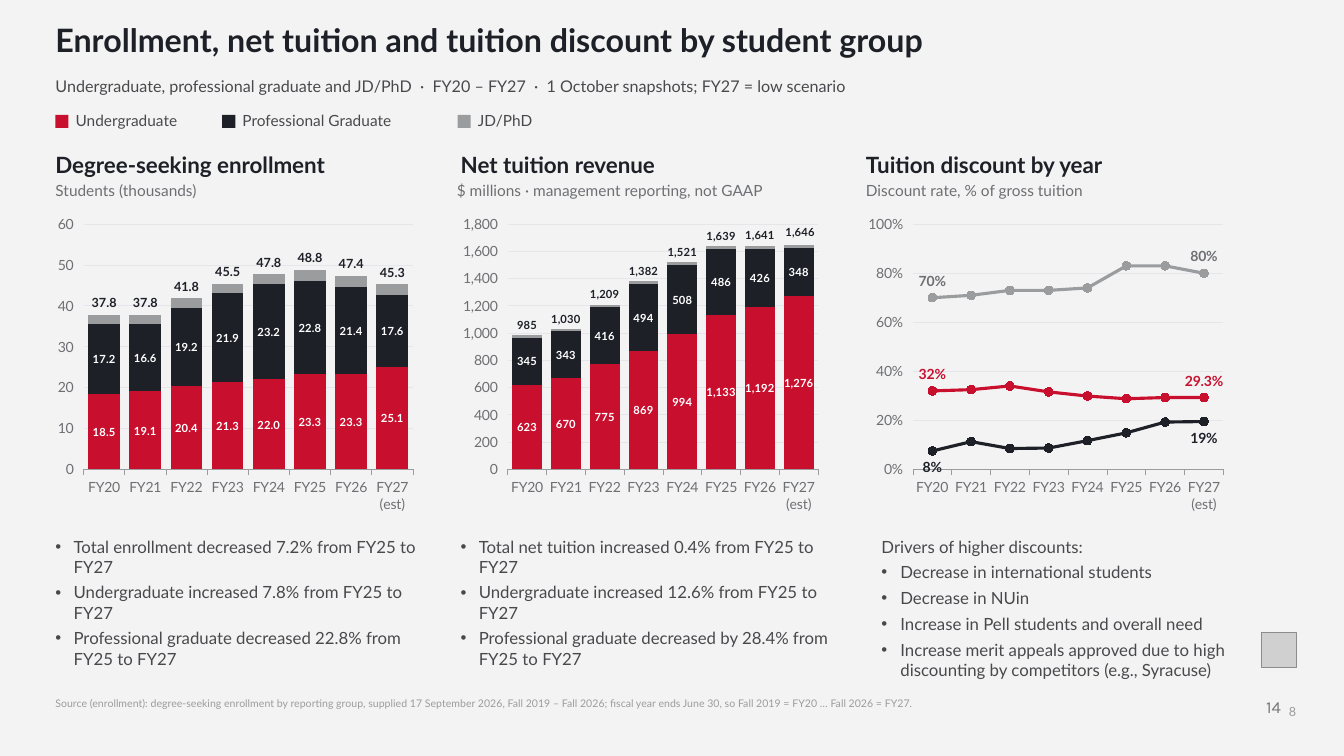
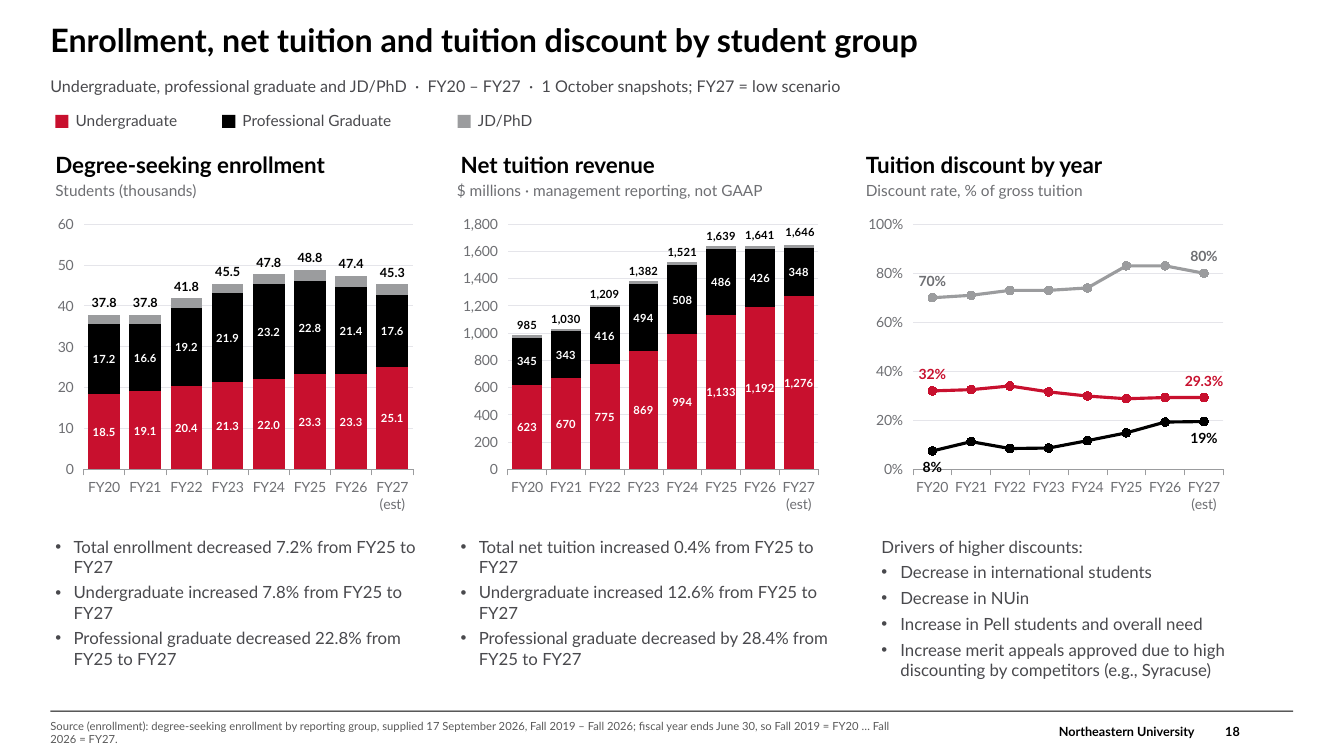
Before and after one commit to brettcsweet/Tonys-repo, a slide deck: slide 18 of GC_Financial_Update_2026-09-30.pptx (slide 14 before the commit). Drawn at 1344x756 pixels with LibreOffice and Linux fonts; fonts in the diff are those of the drawing; grey boxes stand for pictures; background and template pictures are left out. Boxes give left, top, right and bottom in pixels: in the first picture for what was removed or moved away, otherwise in the second. Text is boxed around its words. In the diff, an @@ line names an element or a change of style, - is before the commit and + after.

```diff
--- a/GC_Financial_Update_2026-09-30.pptx
+++ b/GC_Financial_Update_2026-09-30.pptx
@@ background #F2F2F2 at 90% opacity to #FFFFFF @@
@@ text colour #1E2028 to #000000 in 4 elements at [55, 156, 325, 177], [461, 156, 655, 173], [866, 156, 1102, 177], [50, 28, 918, 58] @@
@@ text "Undergraduate, professional graduate and JD/PhD ...": place and size @@
-text "Undergraduate, professional graduate and JD/PhD ..." at [55, 80, 846, 95]
+text "Undergraduate, professional graduate and JD/PhD ..." at [50, 80, 841, 95]
@@ rectangle at [223, 115, 236, 128]: fill #1E2028 to #000000 @@
@@ column stacked chart at [50, 210, 420, 519] @@
@@ colour of Series 2 #1E2028 to #000000 @@
@@ lettering changed @@
@@ column stacked chart at [456, 210, 826, 519] @@
@@ colour of Series 2 #1E2028 to #000000 @@
@@ lettering changed @@
@@ line chart at [861, 210, 1231, 519] @@
@@ colour of Series 2 #1E2028 to #000000 @@
@@ lettering changed @@
@@ picture removed at [1262, 633, 1297, 667] @@
@@ text "Source (enrollment): degree-seeking enrollment by ...": place and size @@
-text "Source (enrollment): degree-seeking enrollment by ..." at [55, 699, 912, 709]
+text "Source (enrollment): degree-seeking enrollment by ..." at [50, 721, 889, 743]
@@ text "Source (enrollment): degree-seeking enrollment by ..." at [50, 721, 889, 743]: size 7.5 to 8 pt, text colour #9B9C9E to #595959; line spacing 1.1 to 1; vertical alignment top to middle @@
@@ rectangle added at [50, 711, 1294, 712], fill #000000 @@
@@ page number removed at [1266, 702, 1281, 713] @@
-14
@@ text removed at [1289, 707, 1296, 716] @@
-8
@@ text added at [1059, 726, 1194, 738], 9 pt, text #000000, bold @@
+Northeastern University
@@ page number added at [1225, 727, 1240, 736], 9 pt, text #000000, bold @@
+18
```
Also in this commit, not shown: 29 other slides changed, 8 slides added, 1 slide removed.
